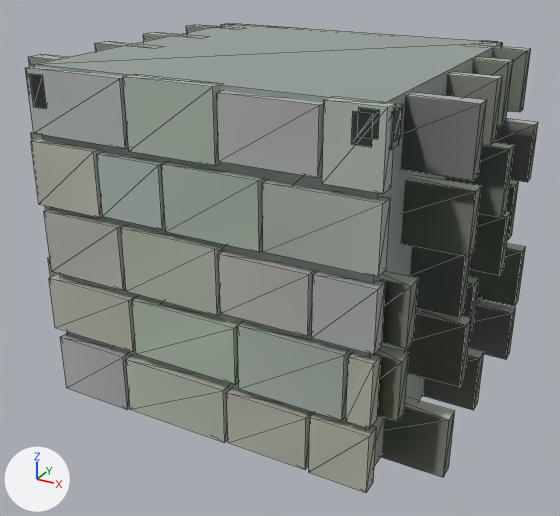
The glTF model assets/field-3d/b1/environment/env-stone-wall-a.gltf, before and after one commit.
Camera for both pictures: a 50 mm lens placed at (4.16, -7.73, 5.27), pointed at (0.03, -0.22, 1.51). Arrows for +X, +Y and +Z are at lower left; the lights stay in place. The first picture is the older version. Mesh edges are drawn as thin lines. Vertices at exactly the same position are counted once.

Names of what the first picture shows: 'Four-sided ancient stone wall A'.
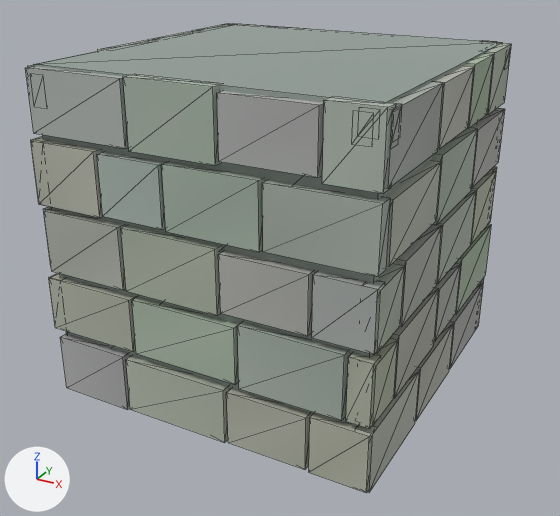
Commit message: Correct four-sided B1F wall geometry bounds

Location of each change, (x1, y1, x2, y2) in pixels of the pictures (560 x 516 px; the box of a moved part takes in the faces that stretch with it):
'Four-sided ancient stone wall A', reshaped
    before: (25, 23, 538, 493)
    after: (25, 23, 511, 493)
part 1 of me_four_sided_masonry_wall_tile, moved or reshaped
    before: (468, 299, 516, 360)
    after: (449, 282, 484, 369)
part 2 of me_four_sided_masonry_wall_tile, moved or reshaped
    before: (422, 348, 484, 410)
    after: (415, 322, 454, 421)
part 3 of me_four_sided_masonry_wall_tile, moved or reshaped
    before: (381, 397, 455, 477)
    after: (355, 369, 420, 493)
part 4 of me_four_sided_masonry_wall_tile, moved or reshaped
    before: (468, 244, 526, 306)
    after: (455, 224, 492, 315)
part 5 of me_four_sided_masonry_wall_tile, moved or reshaped
    before: (461, 276, 479, 334)
    after: (434, 263, 461, 341)
part 6 of me_four_sided_masonry_wall_tile, moved or reshaped
    before: (405, 308, 472, 387)
    after: (390, 287, 439, 398)
part 7 of me_four_sided_masonry_wall_tile, moved or reshaped
    before: (375, 346, 409, 422)
    after: (371, 338, 398, 426)
part 8 of me_four_sided_masonry_wall_tile, moved or reshaped
    before: (506, 180, 519, 240)
    after: (471, 170, 497, 244)
part 9 of me_four_sided_masonry_wall_tile, moved or reshaped
    before: (469, 211, 511, 276)
    after: (437, 190, 476, 284)
part 10 of me_four_sided_masonry_wall_tile, moved or reshaped
    before: (410, 246, 470, 318)
    after: (396, 224, 442, 327)
part 11 of me_four_sided_masonry_wall_tile, moved or reshaped
    before: (379, 272, 418, 349)
    after: (375, 264, 405, 353)
part 12 of me_four_sided_masonry_wall_tile, moved or reshaped
    before: (493, 118, 538, 182)
    after: (472, 108, 505, 187)
part 13 of me_four_sided_masonry_wall_tile, moved or reshaped
    before: (446, 143, 514, 218)
    after: (433, 127, 478, 225)
part 14 of me_four_sided_masonry_wall_tile, moved or reshaped
    before: (401, 175, 481, 257)
    after: (384, 160, 441, 267)
part 15 of me_four_sided_masonry_wall_tile, moved or reshaped
    before: (492, 46, 531, 112)
    after: (486, 43, 511, 115)
part 16 of me_four_sided_masonry_wall_tile, moved or reshaped
    before: (472, 57, 513, 126)
    after: (466, 54, 494, 128)
part 17 of me_four_sided_masonry_wall_tile, moved or reshaped
    before: (446, 72, 503, 145)
    after: (435, 66, 474, 149)
part 18 of me_four_sided_masonry_wall_tile, moved or reshaped
    before: (401, 92, 487, 180)
    after: (386, 82, 443, 189)
part 19 of me_four_sided_masonry_wall_tile, moved or reshaped (mostly hidden)
    before: (28, 23, 231, 278)
    after: (28, 23, 231, 281)

Patch to the scene script:
```diff
--- a/assets/field-3d/b1/environment/env-stone-wall-a.gltf.py
+++ b/assets/field-3d/b1/environment/env-stone-wall-a.gltf.py
@@ me_four_sided_masonry_wall_tile @@
-me_four_sided_masonry_wall_tile.from_pydata(...)  # 712 vertices, 1068 faces; spans x -2.57..2.57, y -2.0..2.0, z 0.06..3.9
+me_four_sided_masonry_wall_tile.from_pydata(...)  # 712 vertices, 1068 faces; spans x -2.0..2.0, y -2.0..2.0, z 0.06..3.9
+# me_four_sided_masonry_wall_tile part 1: the loose piece of 8 vertices spanning x 1.26..2.56, y 1.18..1.36, z 0.09..0.75 is turned -90 degrees about the z axis through its middle
+# me_four_sided_masonry_wall_tile part 2: the loose piece of 8 vertices spanning x 1.31..2.51, y -0.11..0.07, z 0.08..0.76 is turned -90 degrees about the z axis through its middle
+# me_four_sided_masonry_wall_tile part 3: the loose piece of 8 vertices spanning x 1.25..2.57, y -1.4..-1.22, z 0.07..0.77 is turned -90 degrees about the z axis through its middle
+# me_four_sided_masonry_wall_tile part 4: the loose piece of 8 vertices spanning x 1.25..2.57, y 1.23..1.41, z 0.83..1.57 is turned -90 degrees about the z axis through its middle
+# me_four_sided_masonry_wall_tile part 5: the loose piece of 8 vertices spanning x 1.52..2.3, y 0.14..0.32, z 0.87..1.53 is turned -90 degrees about the z axis through its middle
+# me_four_sided_masonry_wall_tile part 6: the loose piece of 8 vertices spanning x 1.31..2.51, y -0.89..-0.71, z 0.84..1.56 is turned -90 degrees about the z axis through its middle
+# me_four_sided_masonry_wall_tile part 7: the loose piece of 8 vertices spanning x 1.64..2.18, y -1.8..-1.62, z 0.87..1.53 is turned -90 degrees about the z axis through its middle
+# me_four_sided_masonry_wall_tile part 8: the loose piece of 8 vertices spanning x 1.46..2.36, y 1.38..1.56, z 1.63..2.33 is turned -90 degrees about the z axis through its middle
+# me_four_sided_masonry_wall_tile part 9: the loose piece of 8 vertices spanning x 1.29..2.53, y 0.27..0.45, z 1.63..2.33 is turned -90 degrees about the z axis through its middle
+# me_four_sided_masonry_wall_tile part 10: the loose piece of 8 vertices spanning x 1.38..2.44, y -0.91..-0.73, z 1.63..2.33 is turned -90 degrees about the z axis through its middle
+# me_four_sided_masonry_wall_tile part 11: the loose piece of 8 vertices spanning x 1.62..2.2, y -1.78..-1.6, z 1.66..2.3 is turned -90 degrees about the z axis through its middle
+# me_four_sided_masonry_wall_tile part 12: the loose piece of 8 vertices spanning x 1.31..2.51, y 1.29..1.47, z 2.42..3.1 is turned -90 degrees about the z axis through its middle
+# me_four_sided_masonry_wall_tile part 13: the loose piece of 8 vertices spanning x 1.29..2.53, y 0.04..0.22, z 2.39..3.13 is turned -90 degrees about the z axis through its middle
+# me_four_sided_masonry_wall_tile part 14: the loose piece of 8 vertices spanning x 1.27..2.55, y -1.25..-1.07, z 2.45..3.07 is turned -90 degrees about the z axis through its middle
+# me_four_sided_masonry_wall_tile part 15: the loose piece of 8 vertices spanning x 1.53..2.29, y 1.45..1.63, z 3.19..3.89 is turned -90 degrees about the z axis through its middle
+# me_four_sided_masonry_wall_tile part 16: the loose piece of 8 vertices spanning x 1.54..2.28, y 0.66..0.84, z 3.2..3.88 is turned -90 degrees about the z axis through its middle
+# me_four_sided_masonry_wall_tile part 17: the loose piece of 8 vertices spanning x 1.43..2.39, y -0.23..-0.05, z 3.22..3.86 is turned -90 degrees about the z axis through its middle
+# me_four_sided_masonry_wall_tile part 18: the loose piece of 8 vertices spanning x 1.27..2.55, y -1.39..-1.21, z 3.21..3.87 is turned -90 degrees about the z axis through its middle
+# me_four_sided_masonry_wall_tile part 19: 136 of 712 vertices moved; they spanned x -2.57..-1.25, y -2.0..2.0, z 0.88..3.89 and now span x -2.0..-1.69, y -1.99..1.99, z 0.88..3.89; mean shift (0.0, 0.0, 0.0); largest move (-1.25, -0.56, 2.39) -> (-1.82, -1.31, 2.39)
+# other edits to the shape of me_four_sided_masonry_wall_tile do not show in these pictures
 me_four_sided_masonry_wall_tile.materials.append(mat_moss_weathered_limestone)
```
